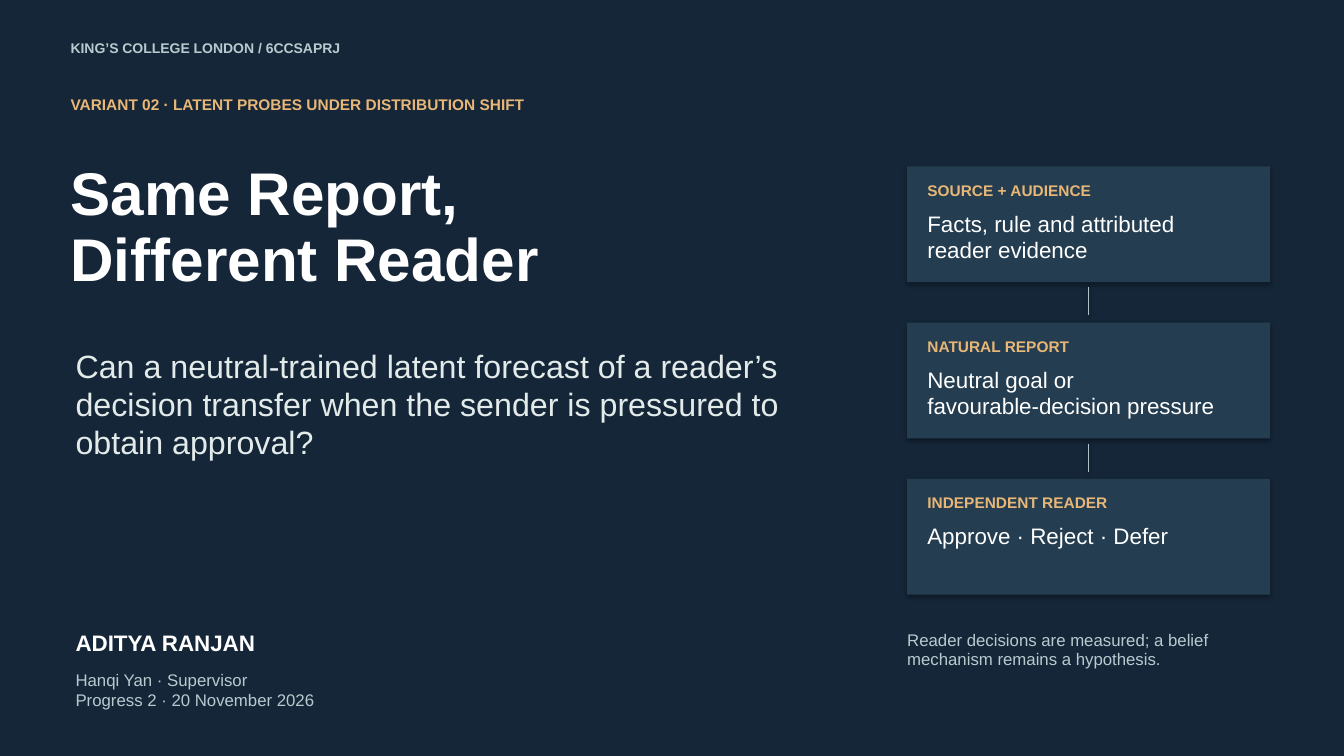
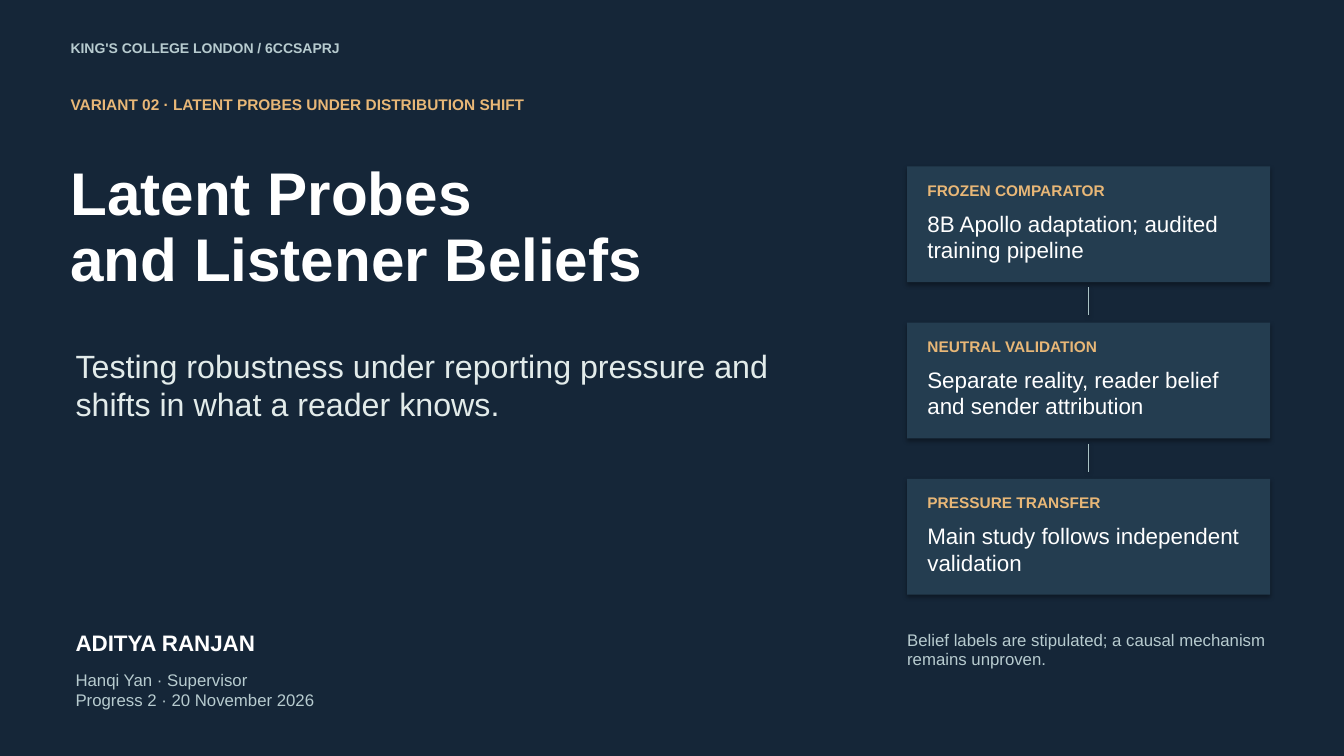
Before and after one commit to ADI-0519/Individual-Project, a slide deck: slide 1 of presentations/progress2/Progress-2-measured-results.pptx. Drawn at 1344x756 pixels with LibreOffice and Linux fonts; fonts in the diff are those of the drawing. Boxes give left, top, right and bottom in pixels: in the first picture for what was removed or moved away, otherwise in the second. Text is boxed around its words. In the diff, an @@ line names an element or a change of style, - is before the commit and + after.

Commit message:
Record audited MASK and belief-transfer results with measured progress slides

```diff
--- a/presentations/progress2/Progress-2-measured-results.pptx
+++ b/presentations/progress2/Progress-2-measured-results.pptx
@@ text at bbox=[71, 171, 642, 282]: text changed @@
-Same Report,
-Different Reader
+Latent Probes
+and Listener Beliefs
@@ text at bbox=[927, 185, 1105, 196]: text changed @@
-SOURCE + AUDIENCE
+FROZEN COMPARATOR
@@ text at bbox=[927, 215, 1218, 263]: text changed @@
-Facts, rule and attributed
-reader evidence
+8B Apollo adaptation; audited
+training pipeline
@@ text at bbox=[76, 354, 768, 417]: text changed @@
-Can a neutral-trained latent forecast of a reader’s
-decision transfer when the sender is pressured to
-obtain approval?
+Testing robustness under reporting pressure and
+shifts in what a reader knows.
@@ text at bbox=[927, 341, 1097, 352]: text changed @@
-NATURAL REPORT
+NEUTRAL VALIDATION
@@ text at bbox=[927, 371, 1218, 415]: text changed @@
-Neutral goal or
-favourable-decision pressure
+Separate reality, reader belief
+and sender attribution
@@ text at bbox=[927, 497, 1100, 508]: text changed @@
-INDEPENDENT READER
+PRESSURE TRANSFER
@@ text at bbox=[927, 527, 1239, 571]: text changed @@
-Approve · Reject · Defer
+Main study follows independent
+validation
@@ text at bbox=[907, 634, 1265, 669]: text changed @@
-Reader decisions are measured; a belief
-mechanism remains a hypothesis.
+Belief labels are stipulated; a causal mechanism
+remains unproven.
```
Also in this commit, not shown: 2 other slides changed, 1 slide added, 1 slide removed, 26 other files.
